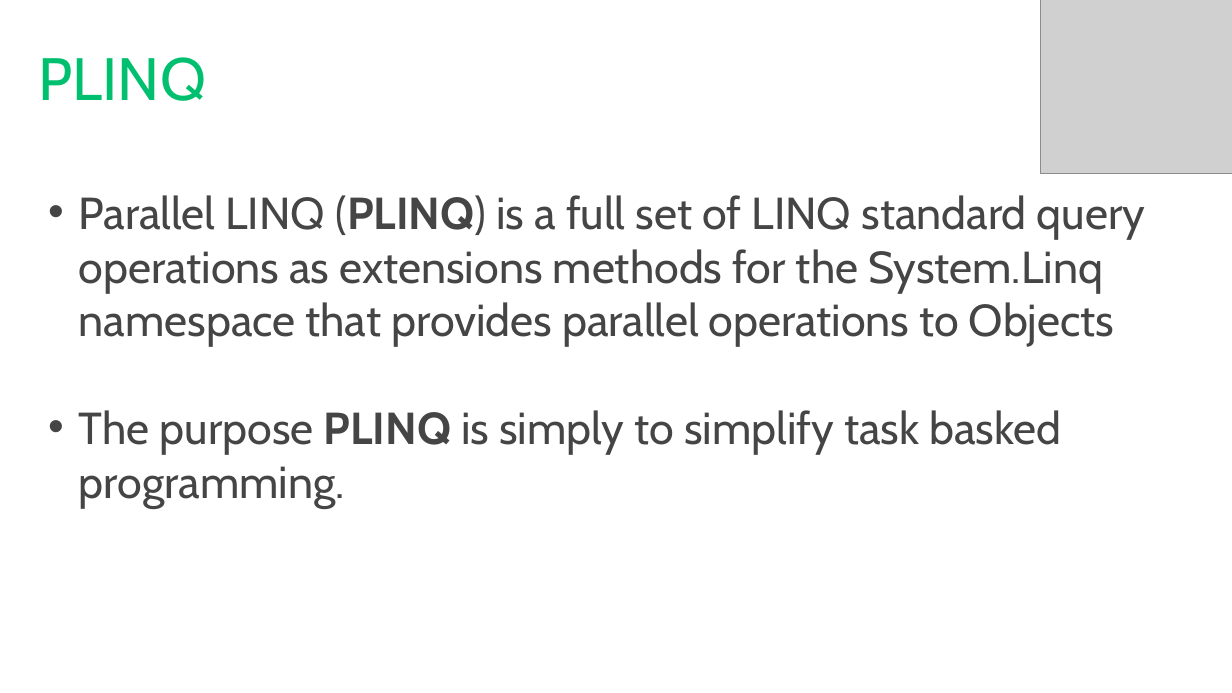
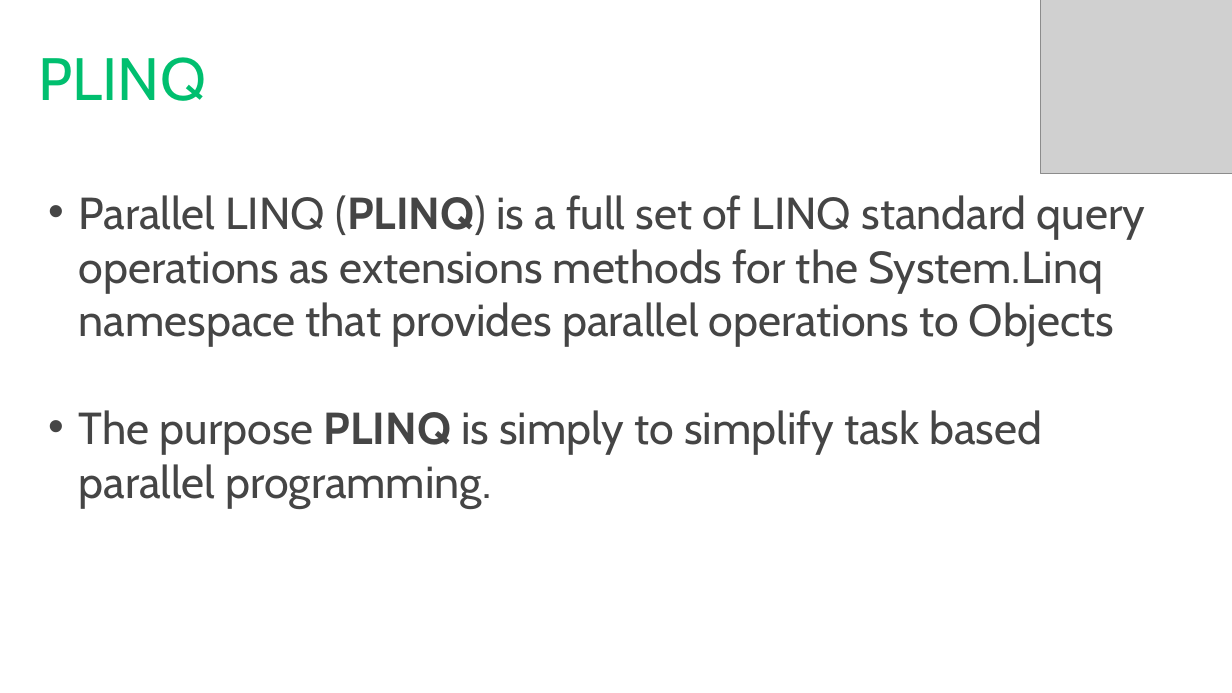
Before and after one commit to AndieCap/SQL-Saturday-Asnyc-Or-Parallel-Session-Abstract, a slide deck: slide 18 of PASS_SQLSaturday_PowerPoint.pptx (slide 17 before the commit). Drawn at 1232x693 pixels with LibreOffice and Linux fonts; fonts in the diff are those of the drawing; grey boxes stand for pictures; background and template pictures are left out. Boxes give left, top, right and bottom in pixels: in the first picture for what was removed or moved away, otherwise in the second. Text is boxed around its words. In the diff, an @@ line names an element or a change of style, - is before the commit and + after.

```diff
--- a/PASS_SQLSaturday_PowerPoint.pptx
+++ b/PASS_SQLSaturday_PowerPoint.pptx
@@ text at bbox=[79, 410, 1042, 508]: text changed @@
-• The purpose PLINQ is simply to simplify task basked programming.
+• The purpose PLINQ is simply to simplify task based parallel programming.
```
Also in this commit, not shown: 4 other slides changed, 2 slides added, 1 slide removed, 13 other files.
